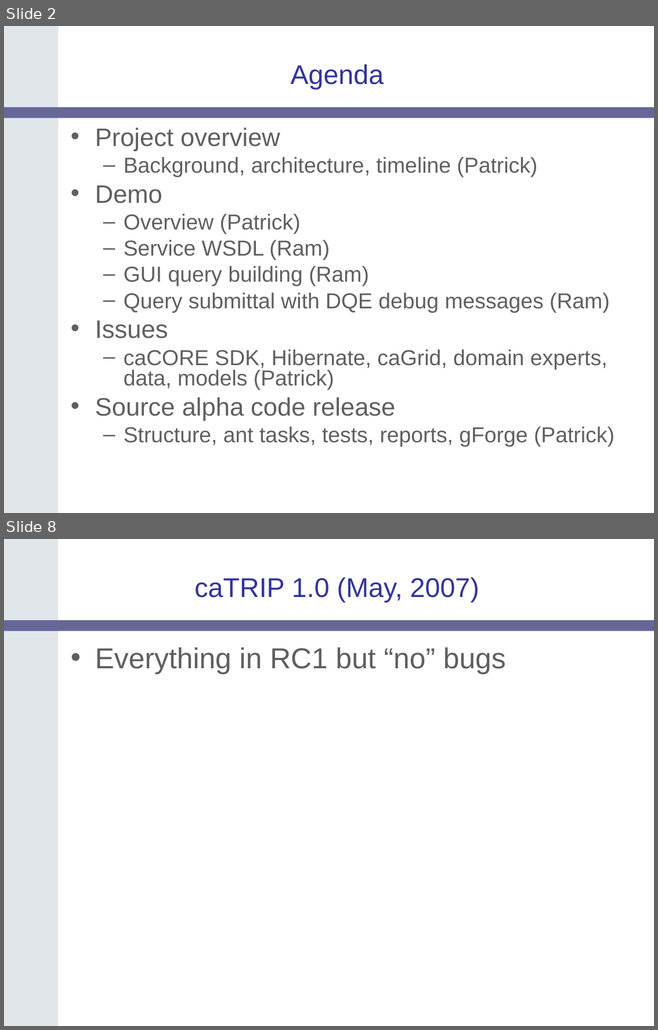
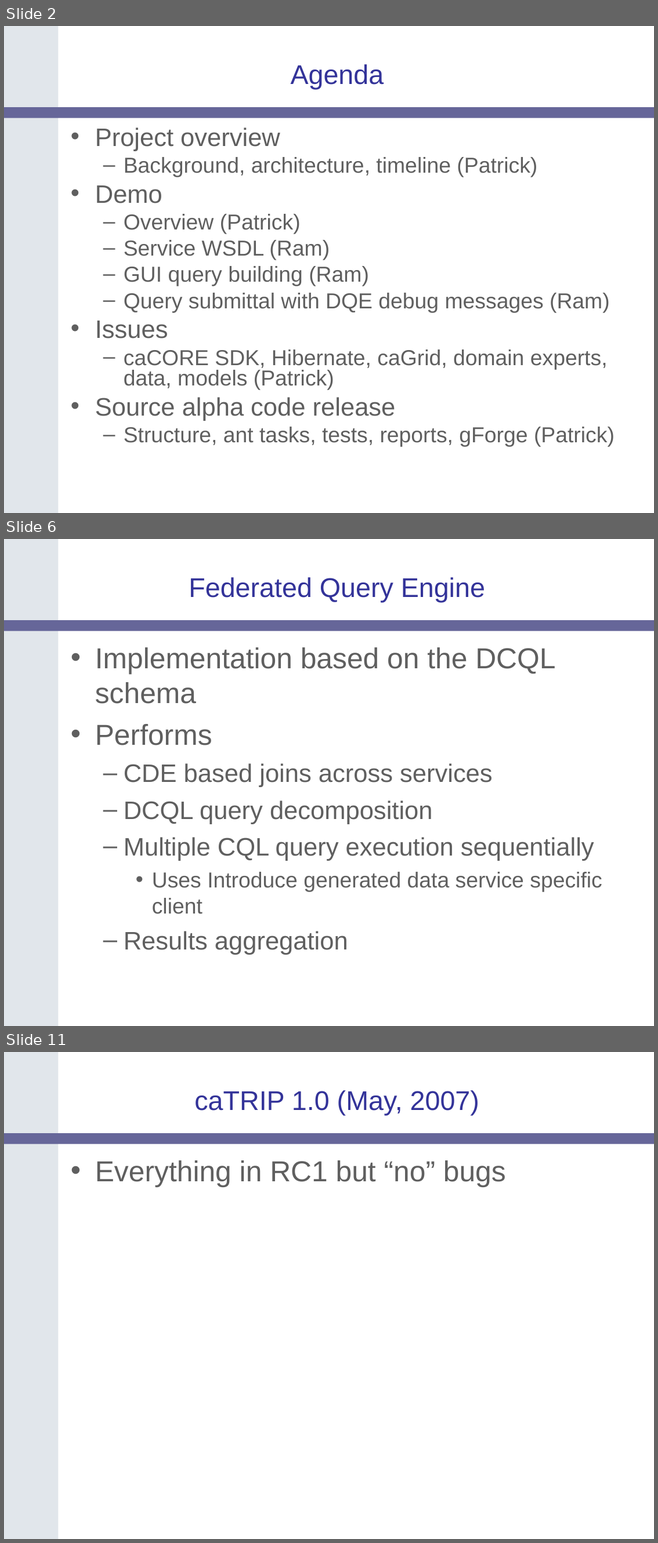
Before and after one commit to NCIP/catrip, a slide deck: catrip/documentation/presentations/catrip_alpha_demo_2006_08_11/catrip_alpha_demo_2006_08_11.ppt. Shown one above the other, each under a label of ours: slides 2 and 8 before the commit, slides 2, 6 and 11 after it; the slides between them are not shown. The pictures are 658x1030 and 658x1543 pixels, drawn with LibreOffice and Linux fonts; fonts in the diff are those of the drawing; background and template pictures are left out. Boxes give left, top, right and bottom in pixels: in the first picture for what was removed or moved away, otherwise in the second. Text is boxed around its words. In the diff, an @@ line names an element or a change of style, - is before the commit and + after.

```diff
--- a/catrip/documentation/presentations/catrip_alpha_demo_2006_08_11/catrip_alpha_demo_2006_08_11.ppt
+++ b/catrip/documentation/presentations/catrip_alpha_demo_2006_08_11/catrip_alpha_demo_2006_08_11.ppt
@@ slide 6 added at <box>4,539,654,1026</box>, background #FFFFFF; not listed: 2 template elements that a slide beside it also shows @@
@@ title added at <box>188,577,485,603</box>, 30 pt, text #333399 @@
+Federated Query Engine
@@ text added at <box>95,647,601,955</box>, 28 pt, text #5F5F5F @@
+• Implementation based on the DCQL schema
+• Performs
+  – CDE based joins across services
+  – DCQL query decomposition
+  – Multiple CQL query execution sequentially
+    • Uses Introduce generated data service specific client
+  – Results aggregation
@@ what was slide 8 is now slide 11 @@
```
Also in this commit, not shown: 9 slides changed, 3 other slides added, 2 slides removed.
